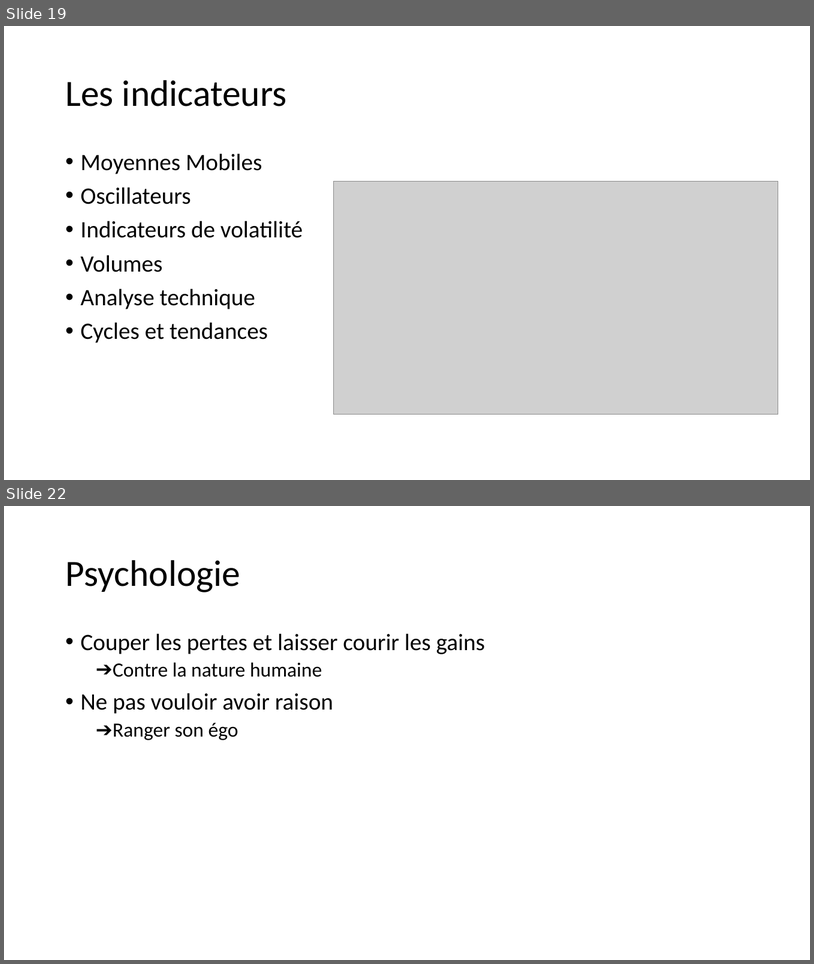
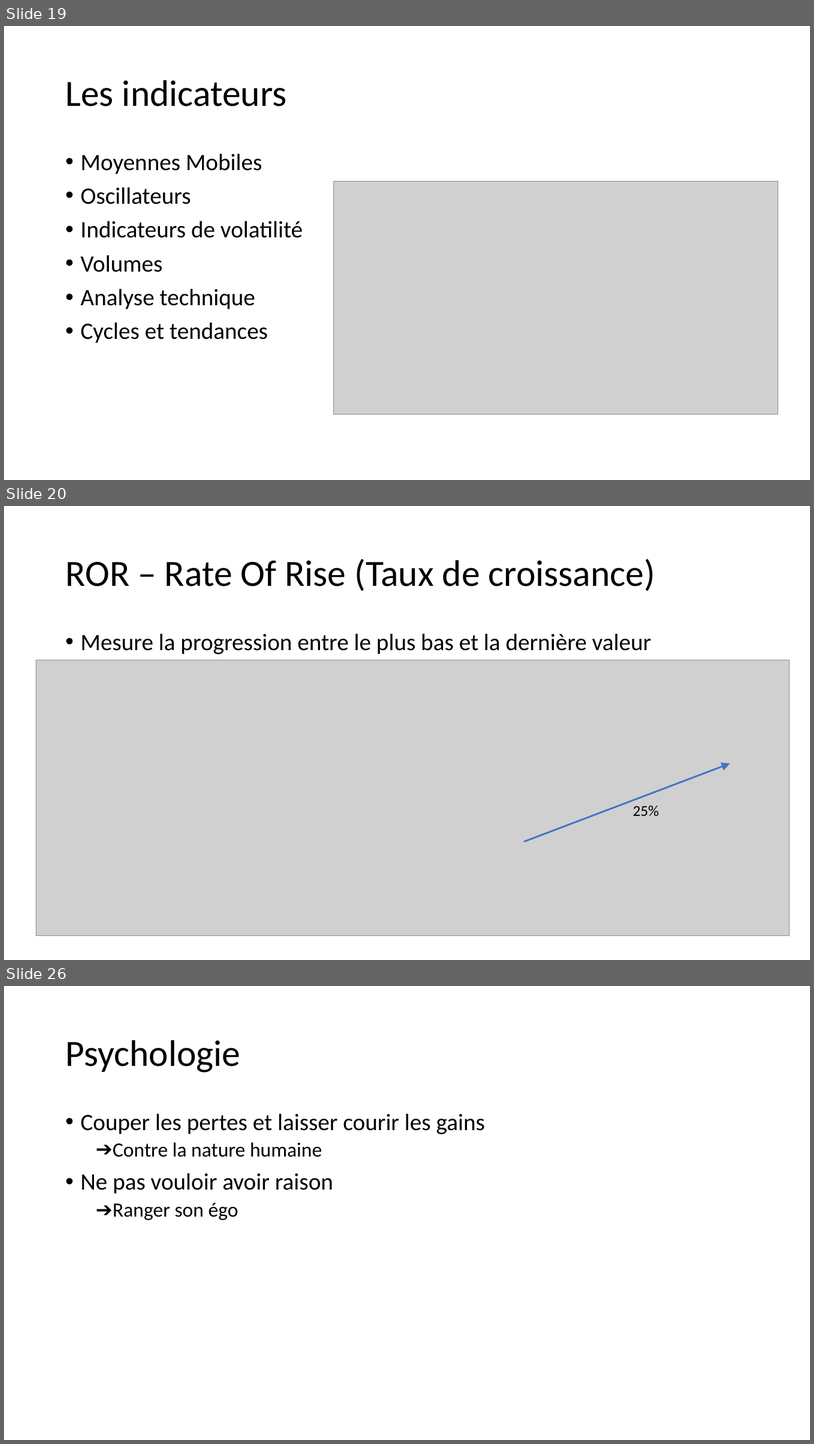
Before and after one commit to dadelcarbo/UltimateChartistRoot, a slide deck: Formation/Formation Bourse_Benoit.pptx. Shown one above the other, each under a label of ours: slides 19 and 22 before the commit, slides 19, 20 and 26 after it; the slides between them are not shown. The pictures are 814x964 and 814x1444 pixels, drawn with LibreOffice and Linux fonts; fonts in the diff are those of the drawing; grey boxes stand for pictures. Boxes give left, top, right and bottom in pixels: in the first picture for what was removed or moved away, otherwise in the second. Text is boxed around its words. In the diff, an @@ line names an element or a change of style, - is before the commit and + after.

```diff
--- a/Formation/Formation Bourse_Benoit.pptx
+++ b/Formation/Formation Bourse_Benoit.pptx
@@ slide 20 added at <box>4,506,810,960</box>, background #FFFFFF @@
@@ title added at <box>65,559,656,591</box>, 44 pt, text #000000 @@
+ROR – Rate Of Rise (Taux de croissance)
@@ text added at <box>81,633,652,654</box>, 28 pt, text #000000 @@
+• Mesure la progression entre le plus bas et la dernière valeur
@@ picture added at <box>36,660,789,936</box> @@
@@ arrow added from (524, 841) to (731, 763), #4472C4 2 pt @@
@@ text added at <box>633,805,659,816</box>, 18 pt, text #000000 @@
+25%
@@ what was slide 22 is now slide 26 @@
```
Also in this commit, not shown: 1 slide changed, 4 other slides added, 1 slide removed, 5 other files.
